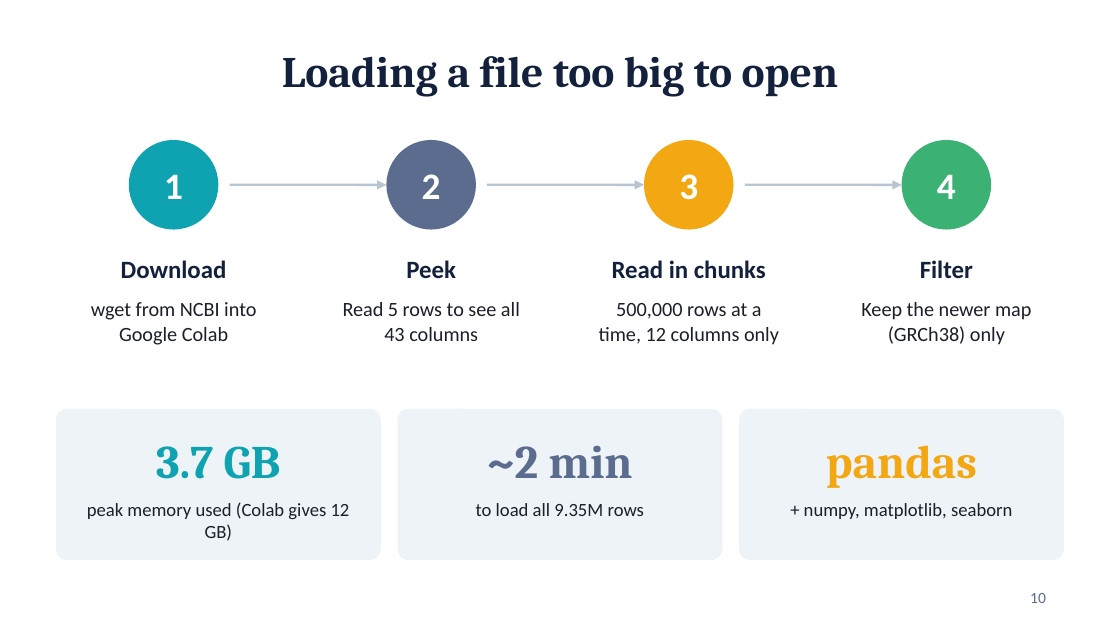
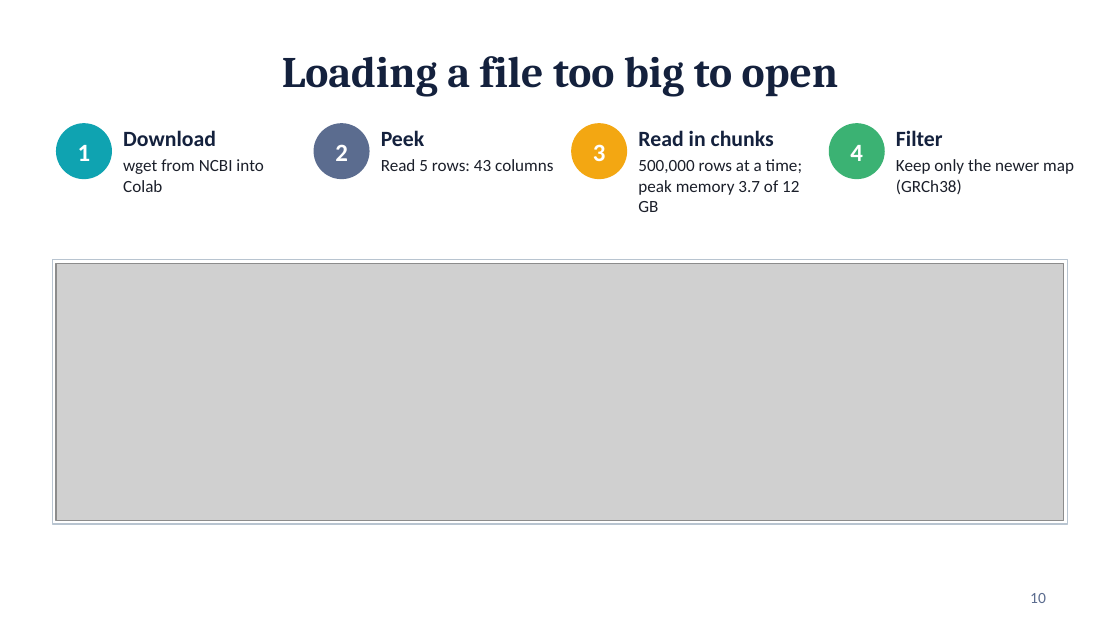
Before and after one commit to yeruka-ui/ClinVar-Data-Analysis, a slide deck: slide 10 of ClinVar_Project_Report.pptx. Drawn at 1120x630 pixels with LibreOffice and Linux fonts; fonts in the diff are those of the drawing; grey boxes stand for pictures. Boxes give left, top, right and bottom in pixels: in the first picture for what was removed or moved away, otherwise in the second. Text is boxed around its words. In the diff, an @@ line names an element or a change of style, - is before the commit and + after.

```diff
--- a/ClinVar_Project_Report.pptx
+++ b/ClinVar_Project_Report.pptx
@@ text "1": place and size @@
-text "1" at (164, 174, 183, 199)
+text "1" at (78, 145, 91, 161)
@@ ellipse: place and size @@
-ellipse at (129, 140, 218, 230)
+ellipse at (56, 123, 112, 179)
@@ text "Download": place and size @@
-text "Download" at (121, 260, 227, 278)
+text "Download" at (123, 130, 216, 146)
@@ text "2": place and size @@
-text "2" at (422, 174, 441, 199)
+text "2" at (335, 144, 348, 161)
@@ ellipse: place and size @@
-ellipse at (386, 140, 476, 230)
+ellipse at (314, 123, 370, 179)
@@ text "Peek": place and size @@
-text "Peek" at (406, 260, 456, 278)
+text "Peek" at (381, 130, 425, 146)
@@ text "3": place and size @@
-text "3" at (679, 174, 698, 200)
+text "3" at (593, 144, 606, 161)
@@ ellipse: place and size @@
-ellipse at (644, 140, 734, 230)
+ellipse at (571, 123, 627, 179)
@@ text "Read in chunks": place and size @@
-text "Read in chunks" at (612, 260, 766, 278)
+text "Read in chunks" at (638, 130, 774, 146)
@@ size 24 to 16 pt in 4 elements at (78, 145, 91, 161), (335, 144, 348, 161), (593, 144, 606, 161), (850, 145, 863, 161) @@
@@ text "4": place and size @@
-text "4" at (937, 174, 956, 199)
+text "4" at (850, 145, 863, 161)
@@ ellipse: place and size @@
-ellipse at (902, 140, 991, 230)
+ellipse at (829, 123, 885, 179)
@@ size 16 to 14 pt; alignment centre to left in 4 elements at (123, 130, 216, 146), (381, 130, 425, 146), (638, 130, 774, 146), (896, 130, 943, 146) @@
@@ text "Filter": place and size @@
-text "Filter" at (920, 260, 973, 278)
+text "Filter" at (896, 130, 943, 146)
@@ text at (123, 159, 263, 192): text changed; size 13 to 11 pt @@
-wget from NCBI into Google Colab
+wget from NCBI into Colab
@@ text at (381, 159, 553, 171): text changed; size 13 to 11 pt @@
-Read 5 rows to see all 43 columns
+Read 5 rows: 43 columns
@@ text at (638, 159, 802, 212): text changed; size 13 to 11 pt @@
-500,000 rows at a time, 12 columns only
+500,000 rows at a time; peak memory 3.7 of 12 GB
@@ text at (896, 159, 1074, 194): text changed; size 13 to 11 pt @@
-Keep the newer map (GRCh38) only
+Keep only the newer map (GRCh38)
@@ arrow removed from (230, 185) to (386, 185) @@
@@ arrow removed from (487, 185) to (644, 185) @@
@@ arrow removed from (745, 185) to (902, 185) @@
@@ rectangle added at (53, 260, 1067, 524), fill #FFFFFF, outline #B8C4D0 0.75 pt @@
@@ picture added at (56, 263, 1064, 521) @@
@@ rounded rectangle removed at (56, 409, 381, 560) @@
@@ rounded rectangle removed at (398, 409, 722, 560) @@
@@ rounded rectangle removed at (739, 409, 1064, 560) @@
@@ text removed at (156, 446, 281, 479) @@
-3.7 GB
@@ text removed at (487, 446, 633, 478) @@
-~2 min
@@ text removed at (826, 445, 977, 488) @@
-pandas
@@ text removed at (87, 502, 350, 541) @@
-peak memory used (Colab gives 12 GB)
@@ text removed at (476, 503, 644, 516) @@
-to load all 9.35M rows
@@ text removed at (804, 503, 1012, 519) @@
-+ numpy, matplotlib, seaborn
```
Also in this commit, not shown: 10 other slides changed, 1 slide added, 3 other files.
